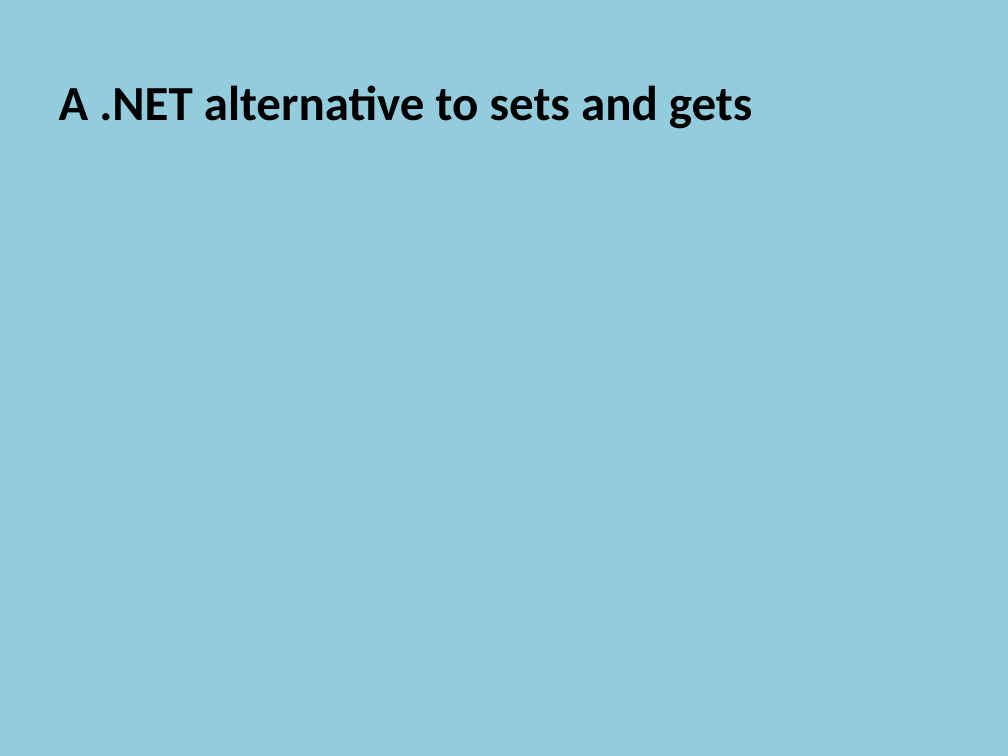
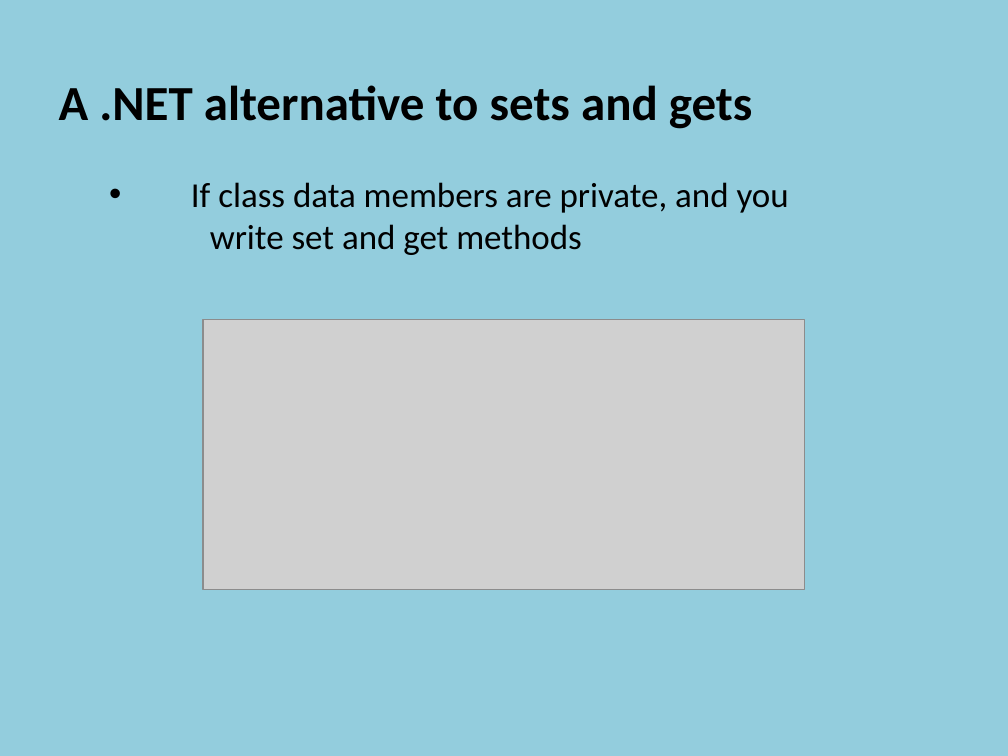
Before and after one commit to szetko/course-materials, a slide deck: slide 14 of Programming 4/02.1 File Structure/02.1 File Structure.pptx (slide 15 before the commit). Drawn at 1008x756 pixels with LibreOffice and Linux fonts; fonts in the diff are those of the drawing; grey boxes stand for pictures. Boxes give left, top, right and bottom in pixels: in the first picture for what was removed or moved away, otherwise in the second. Text is boxed around its words. In the diff, an @@ line names an element or a change of style, - is before the commit and + after.

```diff
--- a/Programming 4/02.1 File Structure/02.1 File Structure.pptx
+++ b/Programming 4/02.1 File Structure/02.1 File Structure.pptx
@@ text at box(191, 182, 789, 255): paragraphs added @@
+    • If class data members are private, and you
+    write set and get methods
@@ picture added at box(203, 320, 804, 590) @@
```
Also in this commit, not shown: 7 other slides changed, 1 slide added, 1 slide removed, 6 other files.
